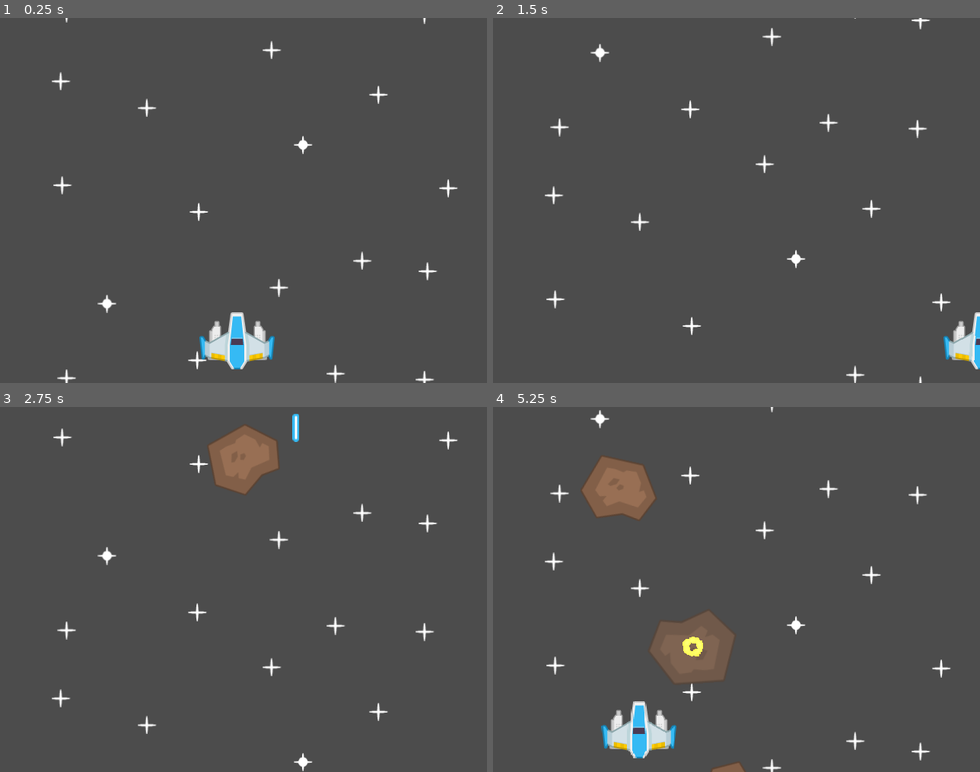
Above: before the commit, frames 1-4 (two rows, left to right).
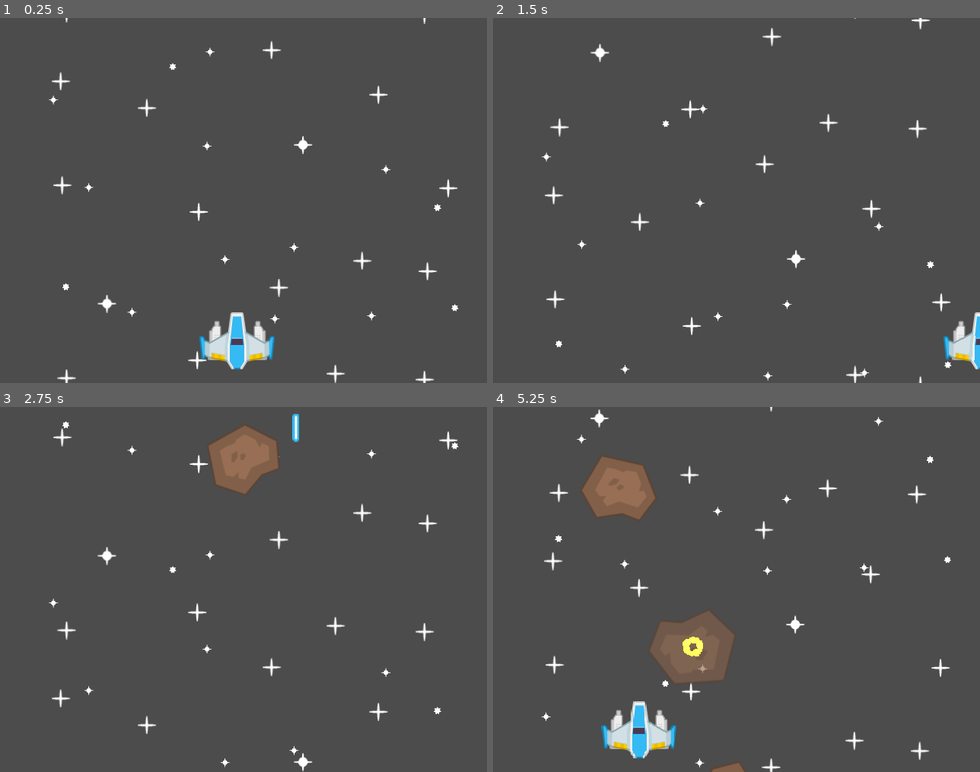
Above: after the commit, the same moments.

Repository: VitorRodrigues/SpaceRescue-Godot
Game: Godot game, scene res://Level1.tscn
Same seed, same stepped clock (60 frames per second), same inputs: the game is played once before the commit and once after it.
Inputs:
- Up to frame 1 (0.25 s): no input
- Up to frame 2 (1.5 s): hold Right (ui_right) 0.53-1.28 s; tap Space (fire) at 0.6, 1.35 s; hold Left (ui_left) from 1.28 s (still down)
- Up to frame 3 (2.75 s): release Left (ui_left) at 2.03 s; hold Right (ui_right) from 2.03 s (still down); tap Space (fire) at 2.1 s
- Up to frame 4 (5.25 s): tap Space (fire) every 0.75 s from 2.85 to 5.1 s; release Right (ui_right) at 3.53 s; hold Left (ui_left) from 3.53 s (still down)

The runs differ from the first frame. In frame 1, 0.2% of the frame differs, in the area x 10-95%, y 8-84%; in frame 2, 0.2%; in frame 3, 0.2%; in frame 4, 1.1%, in the area x 10-95%, y 0-100%.

Commit message:
Add shake behavior to camera

Diff:
--- a/Level1.tscn
+++ b/Level1.tscn
@@ -1,14 +1,36 @@
-[gd_scene load_steps=6 format=2]
+[gd_scene load_steps=7 format=2]
 
 [ext_resource path="res://Assets/Background/star1.png" type="Texture" id=1]
 [ext_resource path="res://Assets/Background/star2.png" type="Texture" id=2]
-[ext_resource path="res://Prefabs/Ship.tscn" type="PackedScene" id=3]
-[ext_resource path="res://Prefabs/MeteorSpawner.tscn" type="PackedScene" id=4]
-[ext_resource path="res://Prefabs/Camera.tscn" type="PackedScene" id=5]
+[ext_resource path="res://Assets/Background/star3.png" type="Texture" id=3]
+[ext_resource path="res://Prefabs/Ship.tscn" type="PackedScene" id=4]
+[ext_resource path="res://Prefabs/MeteorSpawner.tscn" type="PackedScene" id=5]
+
+[sub_resource type="GDScript" id=1]
+resource_name = "Camera"
+script/source = "extends Camera2D
+
+var speed = 200
+var shake = 0
+
+func _process(delta):
+	offset += Vector2(0, -1) * speed * delta
+
+	if shake > 0:
+		var shakePos = Vector2(cos(rad2deg(shake)), sin(rad2deg(shake)))
+		position = shakePos * 2
+		shake -= delta
+	else:
+		position = Vector2()
+
+func shake():
+	shake = 0.5
+"
 
 [node name="main" type="CanvasLayer"]
 
 [node name="ParallaxBackground" type="ParallaxBackground" parent="."]
+editor/display_folded = true
 
 [node name="Stars" type="ParallaxLayer" parent="ParallaxBackground"]
 editor/display_folded = true
@@ -79,9 +101,97 @@
 position = Vector2( 398.553, 136.796 )
 texture = ExtResource( 2 )
 
-[node name="ship" parent="." instance=ExtResource( 3 )]
+[node name="FarStars" type="ParallaxLayer" parent="ParallaxBackground"]
+editor/display_folded = true
+motion_scale = Vector2( 0.3, 0.3 )
+motion_mirroring = Vector2( 0, 480 )
+
+[node name="star2" type="Sprite" parent="ParallaxBackground/FarStars"]
+position = Vector2( 70.3216, 92.693 )
+scale = Vector2( 0.5, 0.5 )
+texture = ExtResource( 2 )
+
+[node name="star3" type="Sprite" parent="ParallaxBackground/FarStars"]
+position = Vector2( 386.62, 286.731 )
+scale = Vector2( 0.5, 0.5 )
+texture = ExtResource( 2 )
+
+[node name="star4" type="Sprite" parent="ParallaxBackground/FarStars"]
+position = Vector2( 276.192, 29.5912 )
+scale = Vector2( 0.5, 0.5 )
+texture = ExtResource( 2 )
+
+[node name="star5" type="Sprite" parent="ParallaxBackground/FarStars"]
+position = Vector2( 507.302, 184.191 )
+scale = Vector2( 0.5, 0.5 )
+texture = ExtResource( 2 )
+
+[node name="star6" type="Sprite" parent="ParallaxBackground/FarStars"]
+position = Vector2( 272.248, 153.429 )
+scale = Vector2( 0.5, 0.5 )
+texture = ExtResource( 2 )
+
+[node name="star7" type="Sprite" parent="ParallaxBackground/FarStars"]
+position = Vector2( 173.651, 371.919 )
+scale = Vector2( 0.5, 0.5 )
+texture = ExtResource( 2 )
+
+[node name="star8" type="Sprite" parent="ParallaxBackground/FarStars"]
+position = Vector2( 295.911, 302.507 )
+scale = Vector2( 0.5, 0.5 )
+texture = ExtResource( 2 )
+
+[node name="star9" type="Sprite" parent="ParallaxBackground/FarStars"]
+position = Vector2( 361.379, 380.595 )
+scale = Vector2( 0.5, 0.5 )
+texture = ExtResource( 2 )
+
+[node name="star10" type="Sprite" parent="ParallaxBackground/FarStars"]
+position = Vector2( 488.372, 376.652 )
+scale = Vector2( 0.5, 0.5 )
+texture = ExtResource( 2 )
+
+[node name="star12" type="Sprite" parent="ParallaxBackground/FarStars"]
+position = Vector2( 86.5995, 338.333 )
+scale = Vector2( 0.4, 0.4 )
+texture = ExtResource( 3 )
+
+[node name="star13" type="Sprite" parent="ParallaxBackground/FarStars"]
+position = Vector2( 86.5995, 338.333 )
+scale = Vector2( 0.4, 0.4 )
+texture = ExtResource( 3 )
+
+[node name="star14" type="Sprite" parent="ParallaxBackground/FarStars"]
+position = Vector2( 597.725, 365.94 )
+scale = Vector2( 0.4, 0.4 )
+texture = ExtResource( 3 )
+
+[node name="star15" type="Sprite" parent="ParallaxBackground/FarStars"]
+position = Vector2( 574.85, 234.215 )
+scale = Vector2( 0.4, 0.4 )
+texture = ExtResource( 3 )
+
+[node name="star16" type="Sprite" parent="ParallaxBackground/FarStars"]
+position = Vector2( 574.85, 234.215 )
+scale = Vector2( 0.4, 0.4 )
+texture = ExtResource( 3 )
+
+[node name="star17" type="Sprite" parent="ParallaxBackground/FarStars"]
+position = Vector2( 227.001, 48.8532 )
+scale = Vector2( 0.4, 0.4 )
+texture = ExtResource( 3 )
+
+[node name="star11" type="Sprite" parent="ParallaxBackground/FarStars"]
+position = Vector2( 116.859, 207.854 )
+scale = Vector2( 0.5, 0.5 )
+texture = ExtResource( 2 )
+
+[node name="ship" parent="." instance=ExtResource( 4 )]
 position = Vector2( 312, 424 )
 
-[node name="MeteorSpawner" parent="." instance=ExtResource( 4 )]
+[node name="MeteorSpawner" parent="." instance=ExtResource( 5 )]
 
-[node name="Camera" parent="." instance=ExtResource( 5 )]
+[node name="Camera" type="Camera2D" parent="."]
+anchor_mode = 0
+current = true
+script = SubResource( 1 )
--- a/Prefabs/Camera.tscn
+++ b/Prefabs/Camera.tscn
@@ -1,14 +1,25 @@
 [gd_scene load_steps=2 format=2]
 
 [sub_resource type="GDScript" id=1]
-resource_name = "Parallax_cam"
+resource_name = "Camera"
 script/source = "extends Camera2D
 
 var speed = 200
+var shake = 0
 
 func _process(delta):
 	offset += Vector2(0, -1) * speed * delta
-	pass"
+
+	if shake > 0:
+		var shakePos = Vector2(cos(rad2deg(shake)), sin(rad2deg(shake)))
+		position = shakePos * 2
+		shake -= delta
+	else:
+		position = Vector2()
+
+func shake():
+	shake = 0.5
+"
 
 [node name="Camera" type="Camera2D"]
 anchor_mode = 0
--- a/Scripts/Meteor.gd
+++ b/Scripts/Meteor.gd
@@ -36,6 +36,7 @@
 func destroy():
 	remove_from_group(Game.ENEMY_GROUP)
 	$AnimPlayer.play("destroy")
+	get_tree().root.get_node("main").get_node("Camera").shake()
 
 func die():
 	queue_free()
